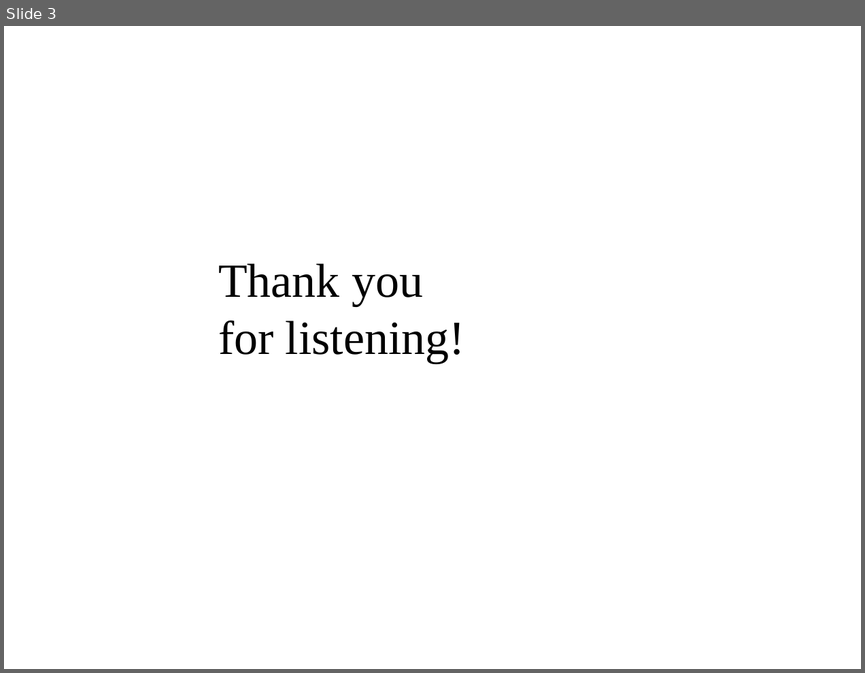
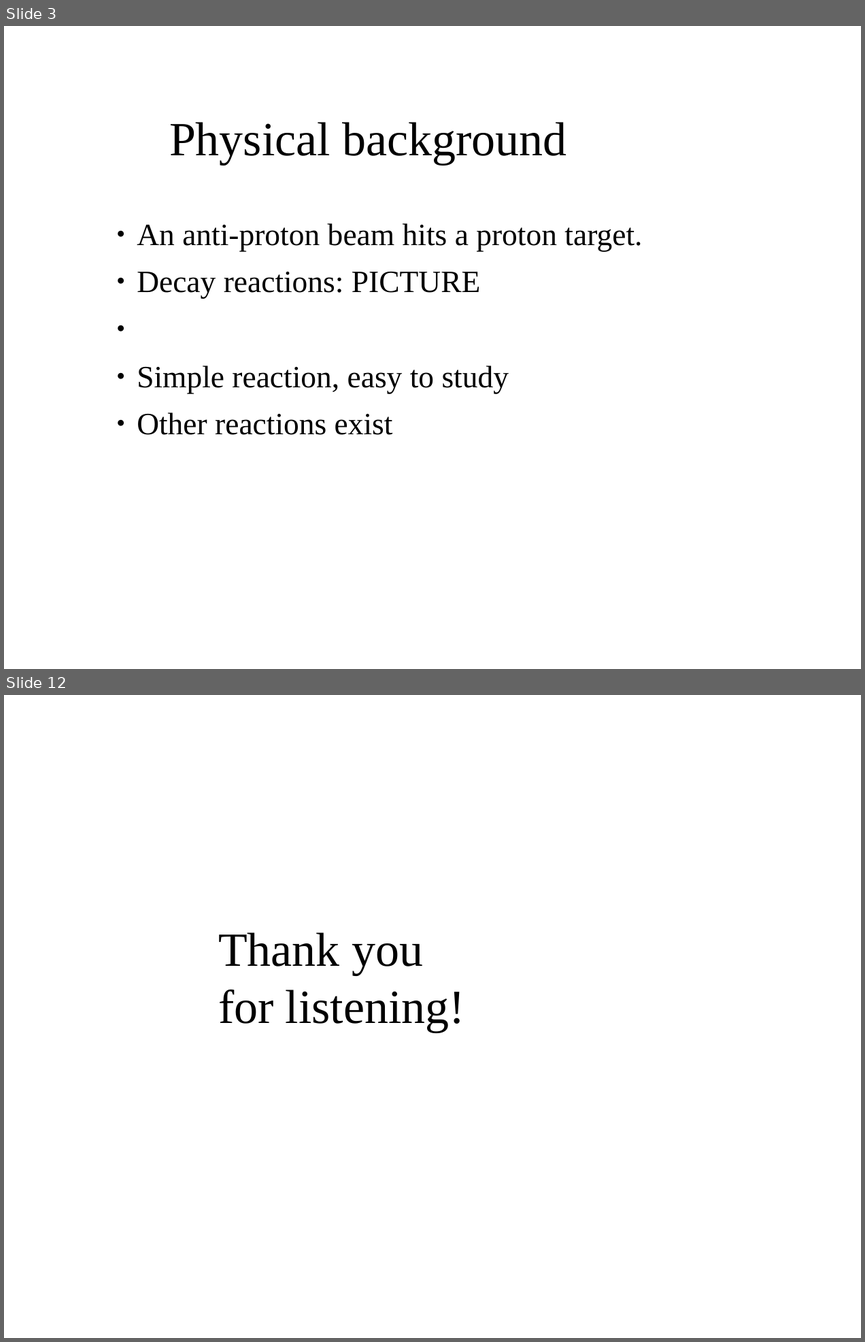
Before and after one commit to aaaaarvi/Projektarbete17, a slide deck: presentation/presentation.odp. Shown one above the other, each under a label of ours: slide 3 before the commit, slides 3 and 12 after it; the slides between them are not shown. The pictures are 865x673 and 865x1342 pixels, drawn with LibreOffice and Linux fonts; fonts in the diff are those of the drawing; background and template pictures are left out. Boxes give left, top, right and bottom in pixels: in the first picture for what was removed or moved away, otherwise in the second. Text is boxed around its words. In the diff, an @@ line names an element or a change of style, - is before the commit and + after.

```diff
--- a/presentation/presentation.odp
+++ b/presentation/presentation.odp
@@ slide 3 added at (4, 26, 861, 669), background picture (left out) @@
@@ title added at (169, 122, 566, 164), 40 pt, text #000000 @@
+Physical background
@@ text added at (137, 223, 642, 435), 26 pt, text #000000 @@
+● An anti-proton beam hits a proton target.
+● Decay reactions: PICTURE
+● Simple reaction, easy to study
+● Other reactions exist
@@ what was slide 3 is now slide 12 @@
```
Also in this commit, not shown: 10 other slides added, 2 slides removed.
